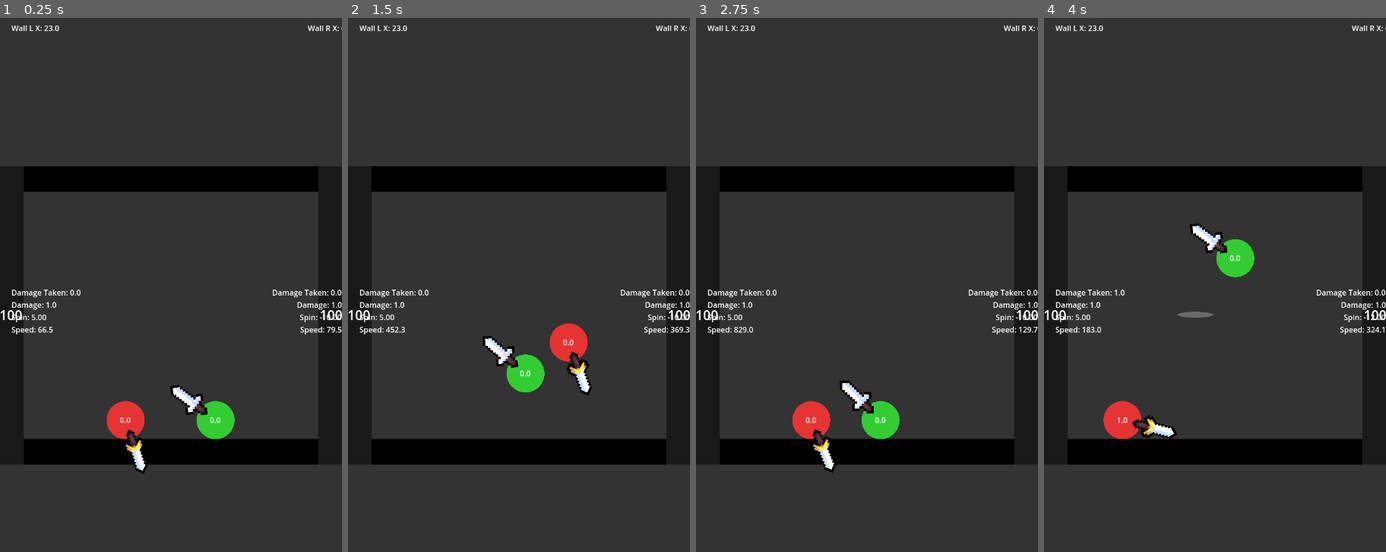
Above: before the commit, frames 1-4 (left to right).
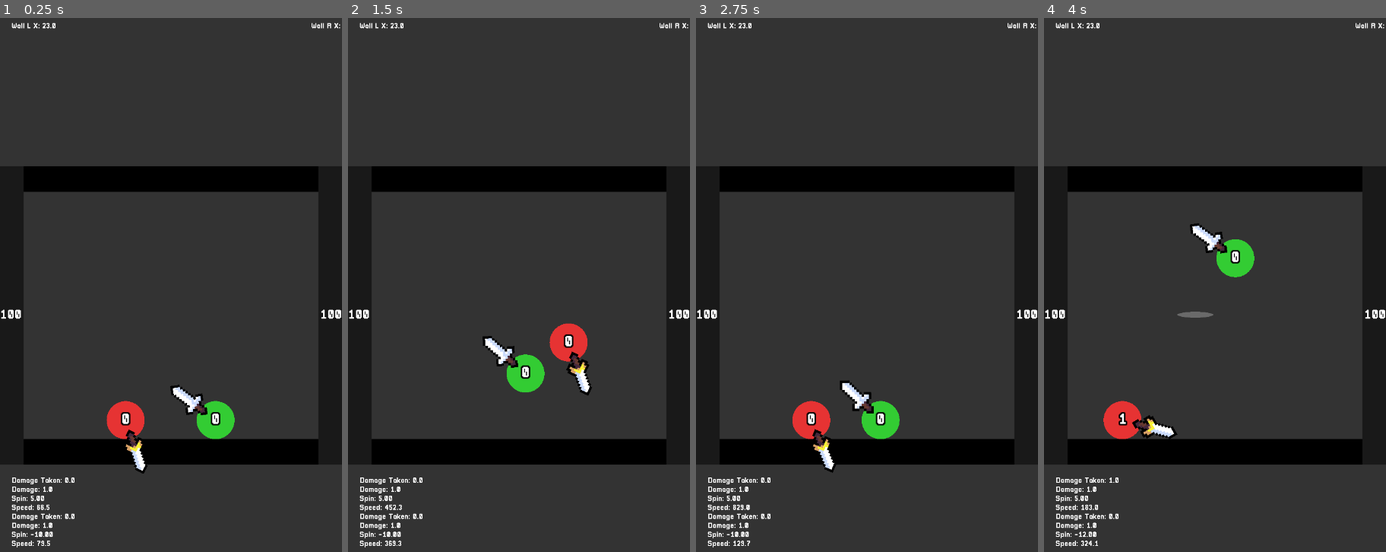
Above: after the commit, the same moments.

Repository: HarryLin349/Super-Smash-Balls
Game: Godot game, scene res://Main.tscn
The game is run twice, just before and just after one commit, with the same random seed, the same clock (stepped at 60 frames per second) and the same inputs.
Inputs:
- Up to frame 1 (0.25 s): no input
- Up to frame 2 (1.5 s): no input
- Up to frame 3 (2.75 s): no input
- Up to frame 4 (4 s): no input

The runs differ from the first frame. In frame 1, 1.7% of the frame differs, in the area x 0-100%, y 0-100%; in frame 2, 1.8%; in frame 3, 1.8%; in frame 4, 1.7%.

Commit message:
make labels bigger

Diff:
--- a/Ball.gd
+++ b/Ball.gd
@@ -70,6 +70,7 @@
 	queue_redraw()
 	_update_hp_label()
 	emit_signal("damage_taken_changed", ball_id, damage_taken)
+	_setup_hp_label()
 
 func _physics_process(delta: float) -> void:
 	_apex_cooldown = max(_apex_cooldown - delta, 0.0)
@@ -175,7 +176,13 @@
 	queue_redraw()
 
 func _update_hp_label() -> void:
-	hp_label.text = "%.1f" % damage_taken
+	hp_label.text = str(int(round(damage_taken)))
+
+func _setup_hp_label() -> void:
+	hp_label.add_theme_font_size_override("font_size", 32)
+	hp_label.add_theme_color_override("font_color", Color(1, 1, 1, 1))
+	hp_label.add_theme_color_override("font_outline_color", Color(0, 0, 0, 1))
+	hp_label.add_theme_constant_override("outline_size", 12)
 
 func _spawn_hitstun_particle() -> void:
 	var particle := Sprite2D.new()
--- a/Main.gd
+++ b/Main.gd
@@ -153,7 +153,7 @@
 	game_label.add_theme_font_size_override("font_size", 64)
 	game_label.add_theme_color_override("font_color", Color(1, 1, 1, 1))
 	game_label.add_theme_color_override("font_outline_color", Color(0, 0, 0, 1))
-	game_label.add_theme_constant_override("outline_size", 6)
+	game_label.add_theme_constant_override("outline_size", 8)
 	game_label.anchor_left = 0.0
 	game_label.anchor_top = 0.0
 	game_label.anchor_right = 1.0
--- a/Main.tscn
+++ b/Main.tscn
@@ -104,20 +104,19 @@
 
 [node name="LeftStats" type="Label" parent="UI"]
 offset_left = 24.0
-offset_top = 580.0
-offset_right = 240.0
-offset_bottom = 650.0
+offset_top = 980.0
+offset_right = 520.0
+offset_bottom = 1050.0
 text = "Damage Taken: 0
 Damage: 1"
 
 [node name="RightStats" type="Label" parent="UI"]
-offset_left = 520.0
-offset_top = 580.0
-offset_right = 720.0
-offset_bottom = 650.0
+offset_left = 24.0
+offset_top = 1056.0
+offset_right = 520.0
+offset_bottom = 1126.0
 text = "Damage Taken: 0
 Damage: 1"
-horizontal_alignment = 2
 
 [node name="WallLeftX" type="Label" parent="UI"]
 offset_left = 24.0
--- /dev/null
+++ b/Theme.tres
@@ -0,0 +1,9 @@
+[gd_resource type="Theme" load_steps=2 format=3]
+
+[ext_resource type="FontFile" path="res://Pixellari.ttf" id="1"]
+
+[resource]
+default_font = ExtResource("1")
+default_font_size = 16
+default_font_outline_size = 3
+default_font_outline_color = Color(0, 0, 0, 1)
--- a/Wall.gd
+++ b/Wall.gd
@@ -31,6 +31,8 @@
 		hp_label.vertical_alignment = VERTICAL_ALIGNMENT_CENTER
 		hp_label.add_theme_font_size_override("font_size", 28)
 		hp_label.add_theme_color_override("font_color", Color(1, 1, 1, 1))
+		hp_label.add_theme_color_override("font_outline_color", Color(0, 0, 0, 1))
+		hp_label.add_theme_constant_override("outline_size", 4)
 		hp_label.z_index = 10
 		hp_label.z_as_relative = false
 
--- a/project.godot
+++ b/project.godot
@@ -15,6 +15,10 @@
 config/icon="res://icon.svg"
 run/main_scene="res://Main.tscn"
 
+[gui]
+
+theme/custom="res://Theme.tres"
+
 [display]
 
 window/size/viewport_width=720
